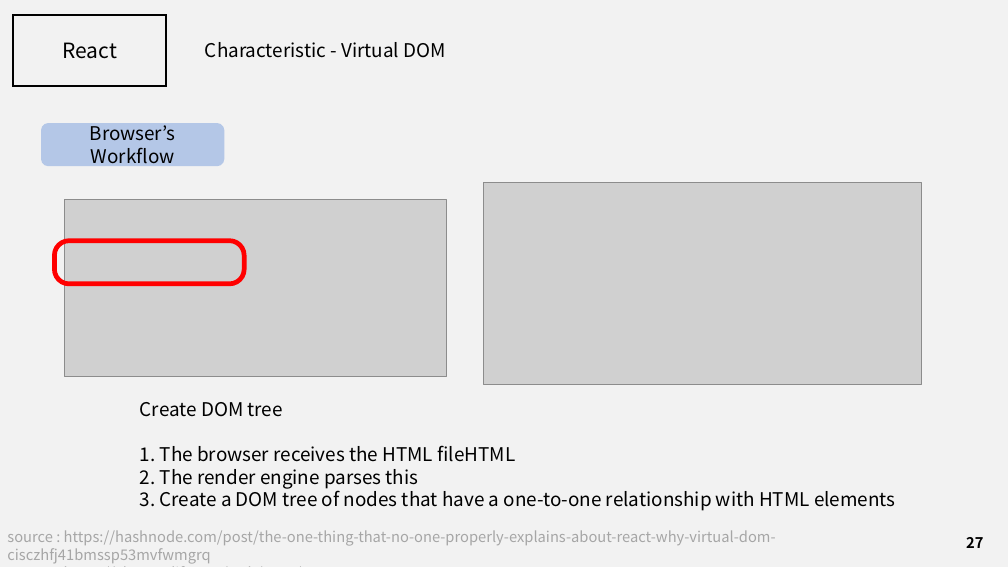
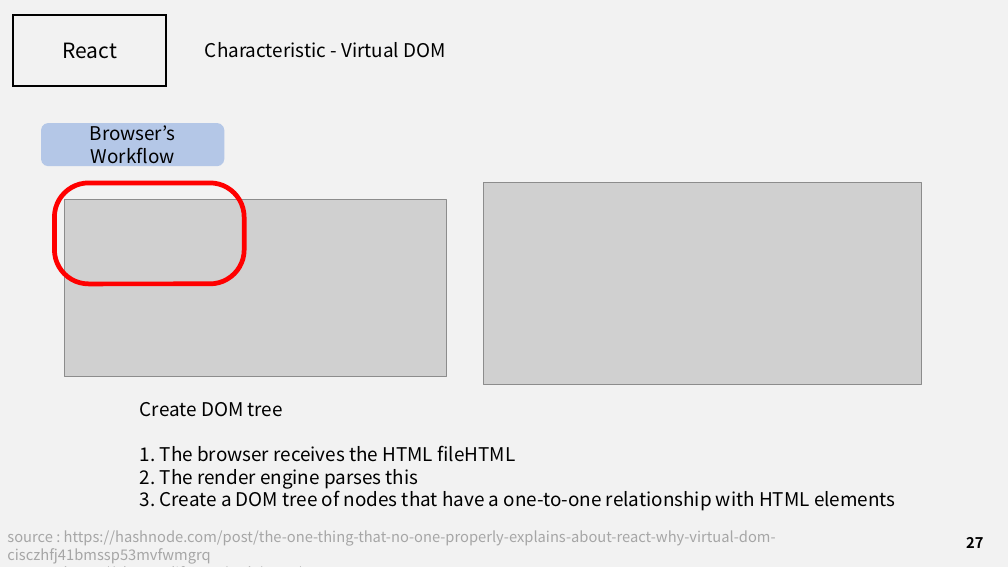
Before and after one commit to J3SUNG/Seminar, a slide deck: slide 27 of 210207_React.pptx. Drawn at 1008x567 pixels with LibreOffice and Linux fonts; fonts in the diff are those of the drawing; grey boxes stand for pictures. Boxes give left, top, right and bottom in pixels: in the first picture for what was removed or moved away, otherwise in the second. Text is boxed around its words. In the diff, an @@ line names an element or a change of style, - is before the commit and + after.

```diff
--- a/210207_React.pptx
+++ b/210207_React.pptx
@@ rounded rectangle: place and size @@
-rounded rectangle at bbox=[54, 240, 244, 284]
+rounded rectangle at bbox=[54, 183, 244, 284]
```
Also in this commit, not shown: 1 other slide changed.
